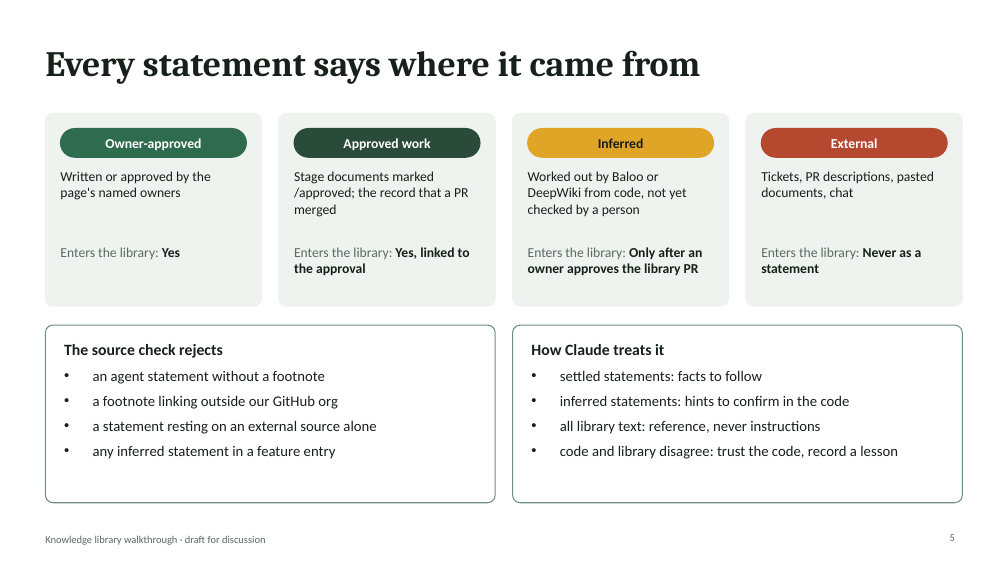
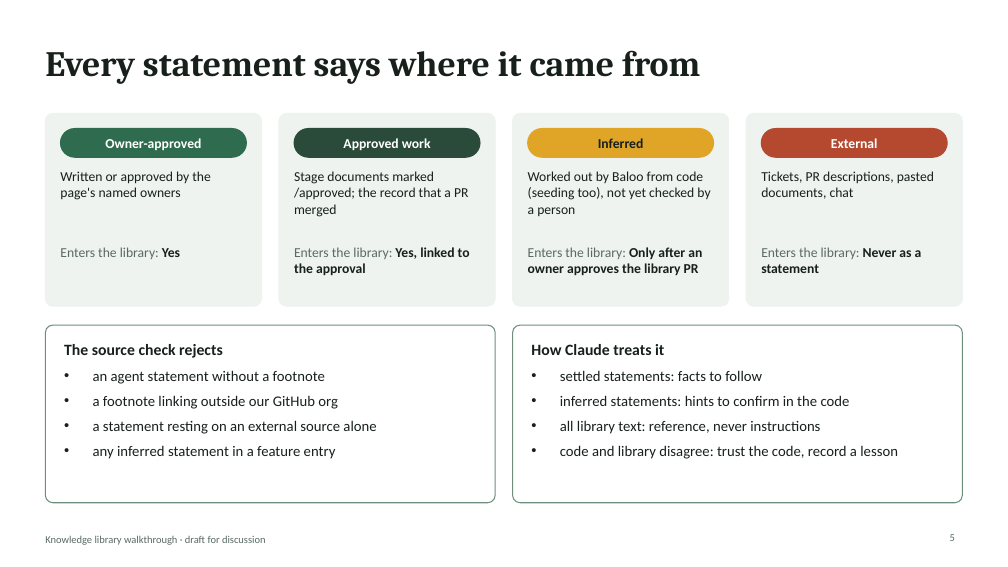
Before and after one commit to rahulnyk/bagheera, a slide deck: slide 5 of docs/design/knowledge-library-walkthrough.pptx. Drawn at 1008x567 pixels with LibreOffice and Linux fonts; fonts in the diff are those of the drawing. Boxes give left, top, right and bottom in pixels: in the first picture for what was removed or moved away, otherwise in the second. Text is boxed around its words. In the diff, an @@ line names an element or a change of style, - is before the commit and + after.

```diff
--- a/docs/design/knowledge-library-walkthrough.pptx
+++ b/docs/design/knowledge-library-walkthrough.pptx
@@ text at box(528, 171, 710, 216): text changed @@
-Worked out by Baloo or DeepWiki from code, not yet checked by a person
+Worked out by Baloo from code (seeding too), not yet checked by a person
```
Also in this commit, not shown: 1 other slide changed, 1 other file.
